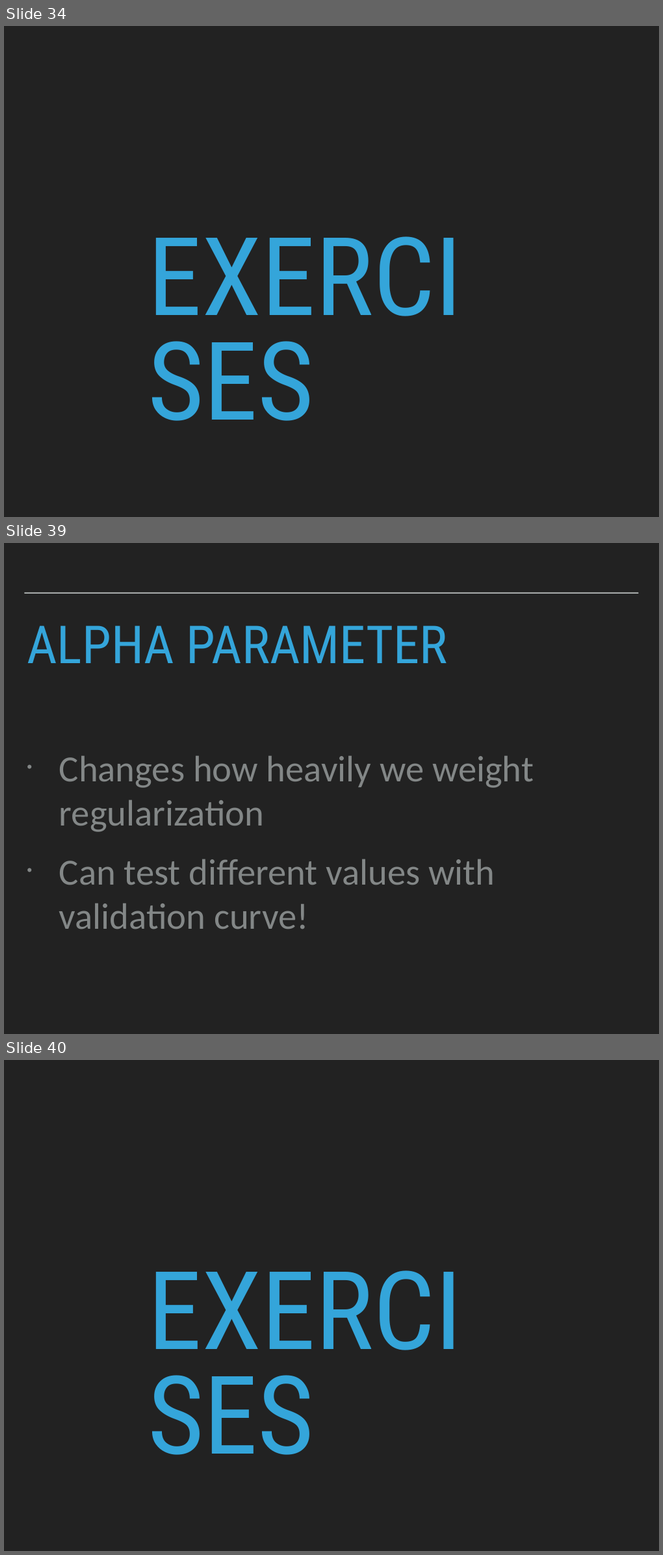
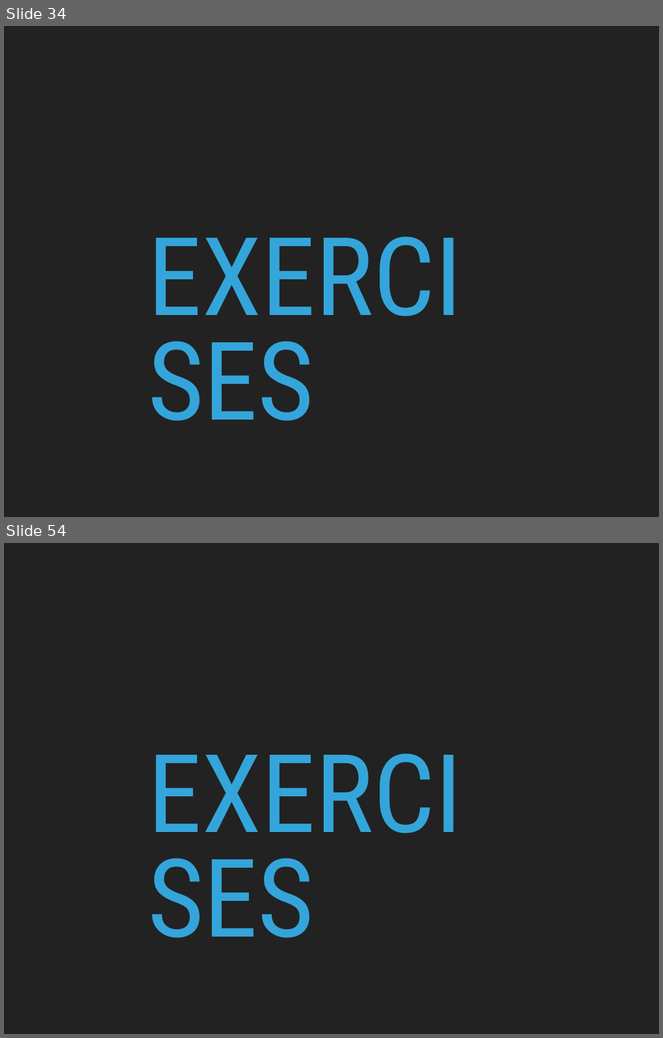
Before and after one commit to patricks1/noble-machine-learning, a slide deck: Session2/Session2_Slides.pptx. Shown one above the other, each under a label of ours: slides 34, 39 and 40 before the commit, slides 34 and 54 after it; the slides between them are not shown. The pictures are 663x1555 and 663x1038 pixels, drawn with LibreOffice and Linux fonts; fonts in the diff are those of the drawing. Boxes give left, top, right and bottom in pixels: in the first picture for what was removed or moved away, otherwise in the second. Text is boxed around its words. In the diff, an @@ line names an element or a change of style, - is before the commit and + after.

```diff
--- a/Session2/Session2_Slides.pptx
+++ b/Session2/Session2_Slides.pptx
@@ slide 39 removed at <box>4,543,659,1034</box>, background #222222 @@
@@ line removed from (24, 593) to (639, 593) @@
@@ title removed at <box>27,626,448,663</box> @@
-ALPHA PARAMETER
@@ text removed at <box>59,756,534,929</box> @@
-• Changes how heavily we weight regularization
-• Can test different values with validation curve!
@@ what was slide 40 is now slide 54 @@
```
Also in this commit, not shown: 4 slides changed, 39 slides added, 24 other slides removed, 3 other files.
